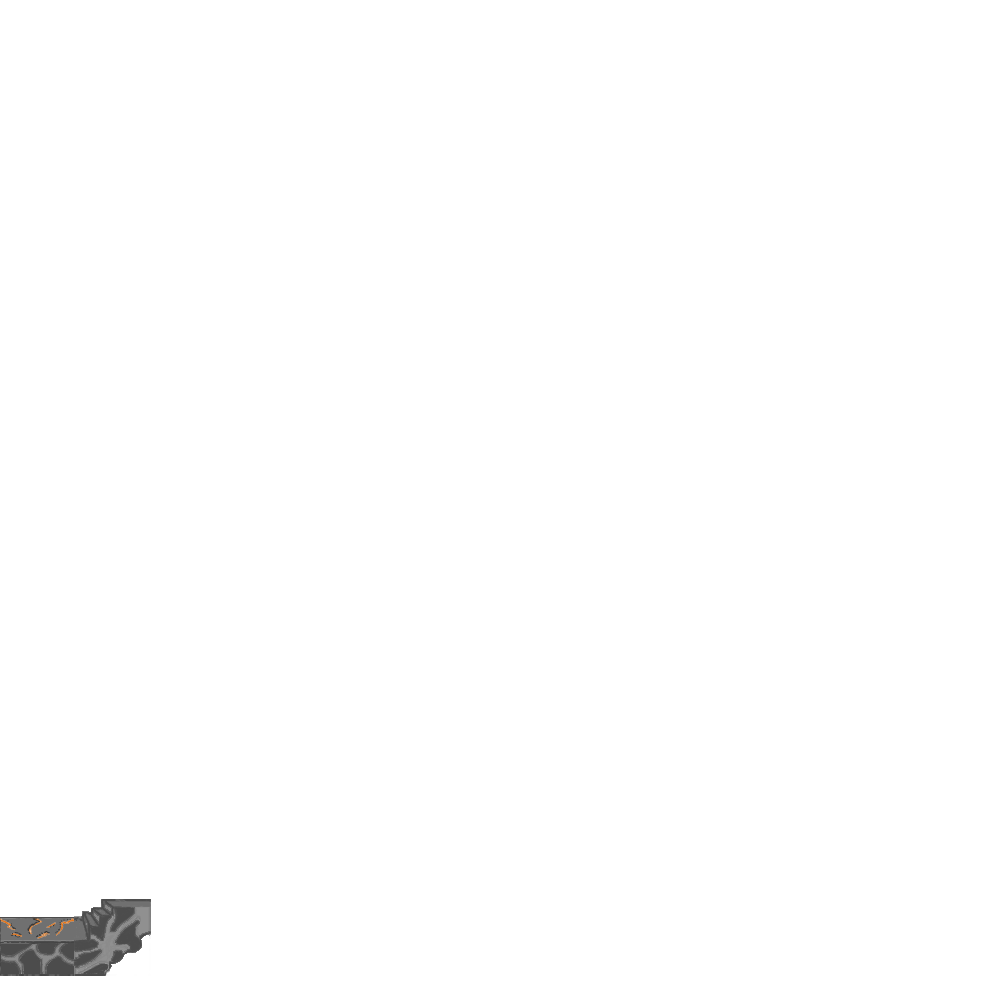
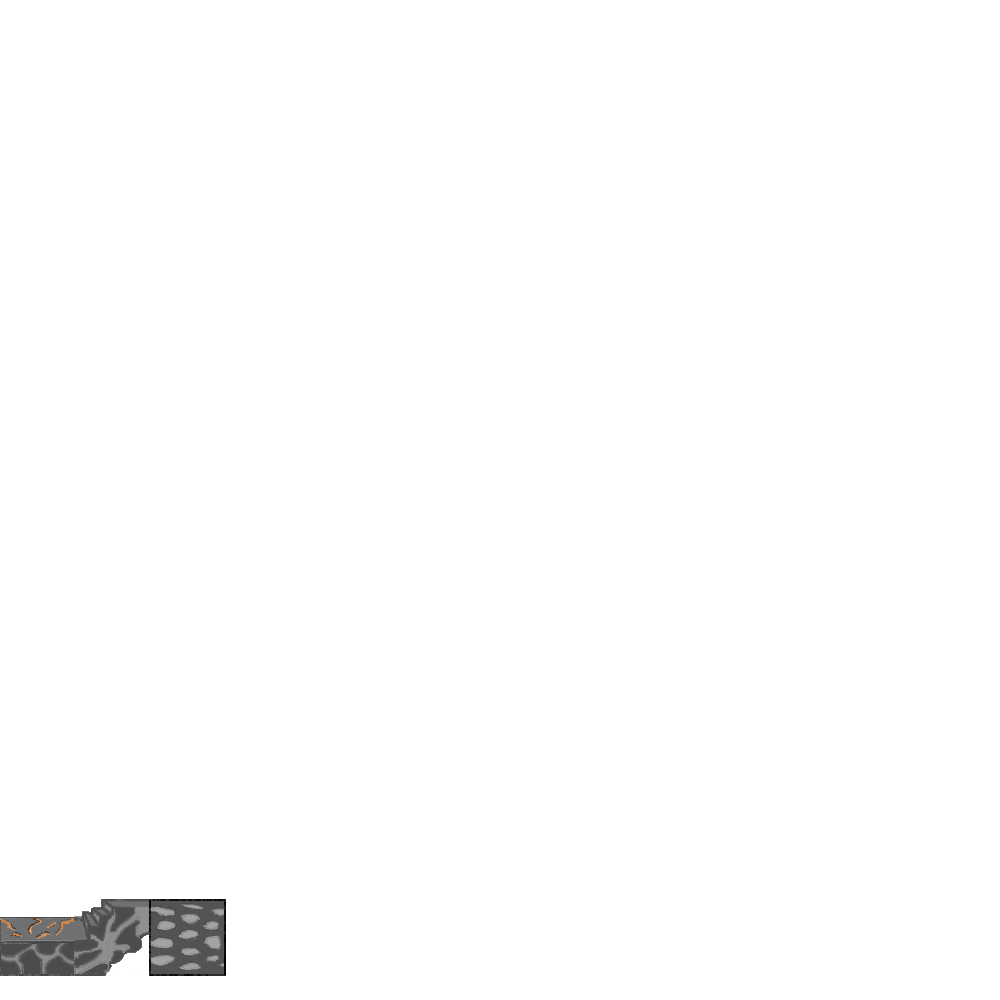
Before/after of a w=1000, h=1000 layered artwork. What changed in the layer stack:
added layer "Left Lower Corner Wall" above "Platform2" over [left=149, top=899, right=226, bottom=976]
